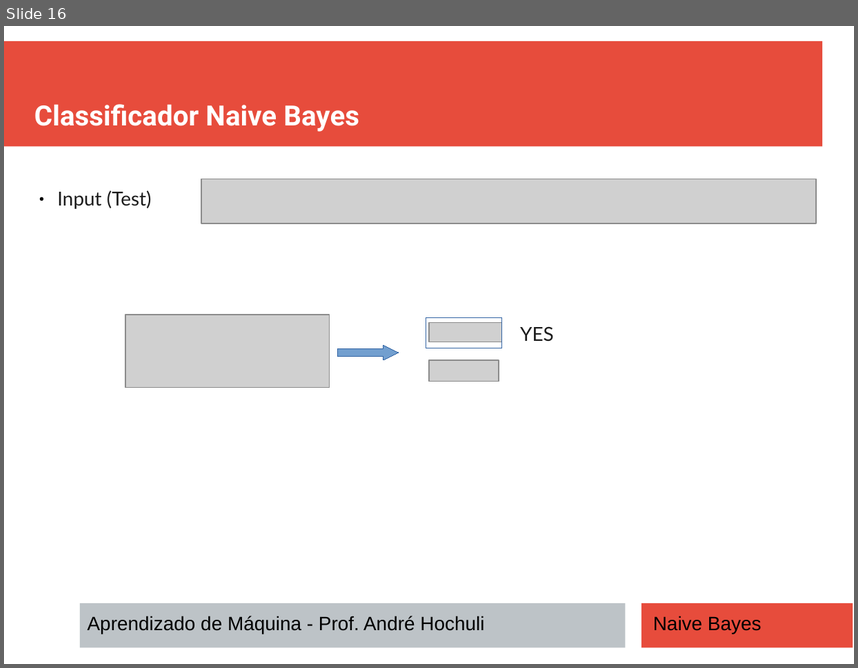
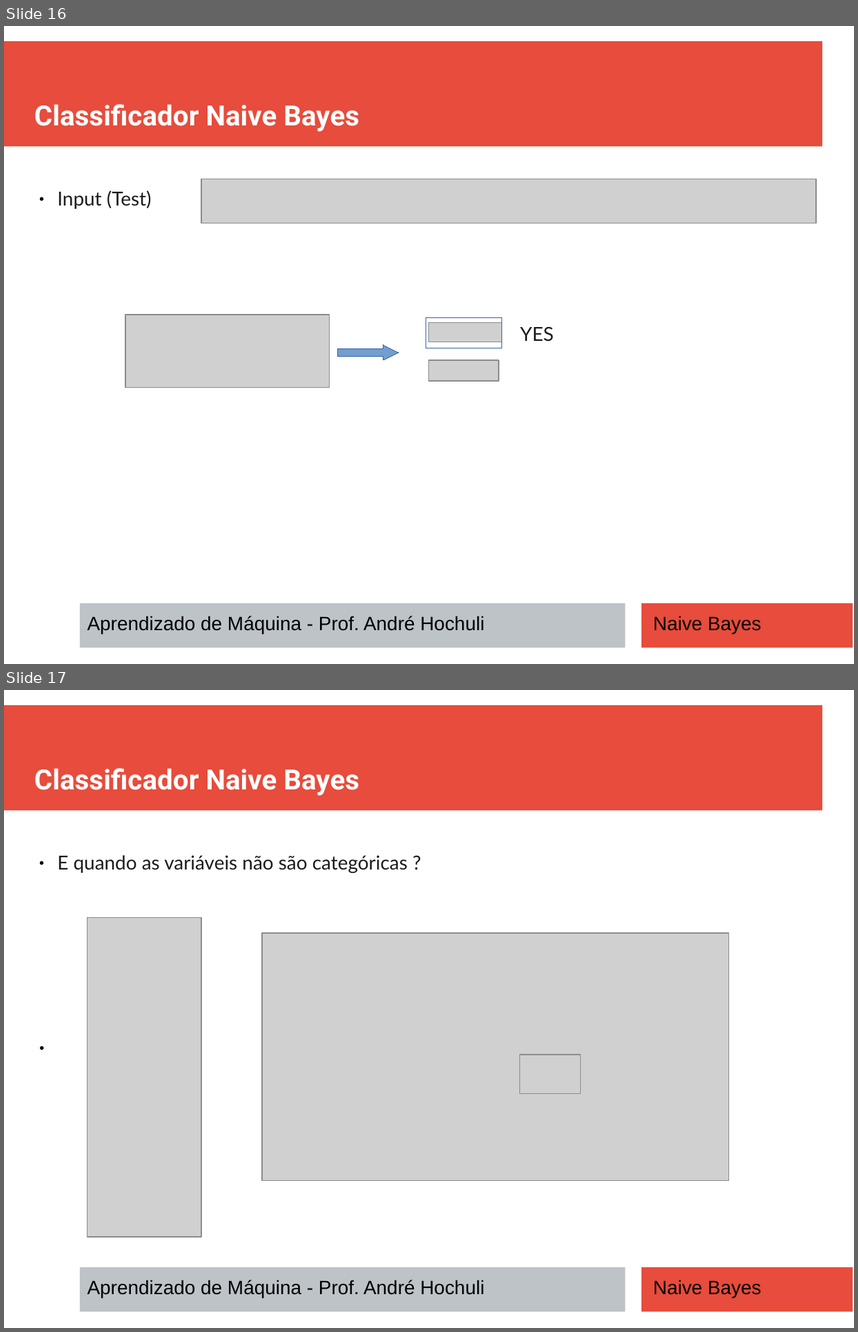
Before and after one commit to andrehochuli/teaching, a slide deck: AprendizadoMaquina/Tópico 02 - Aprendizado Supervisionado/NAIVE BAYES/Tópico 02 - Aprendizado-Supervisionado - Naive Bayes.pptx. Shown one above the other, each under a label of ours: slide 16 before the commit, slides 16 and 17 after it. The pictures are 858x668 and 858x1332 pixels, drawn with LibreOffice and Linux fonts; fonts in the diff are those of the drawing; grey boxes stand for pictures. Boxes give left, top, right and bottom in pixels: in the first picture for what was removed or moved away, otherwise in the second. Text is boxed around its words. In the diff, an @@ line names an element or a change of style, - is before the commit and + after.

Commit message:
Preparando Naive Bayes

```diff
--- a/AprendizadoMaquina/Tópico 02 - Aprendizado Supervisionado/NAIVE BAYES/Tópico 02 - Aprendizado-Supervisionado - Naive Bayes.pptx
+++ b/AprendizadoMaquina/Tópico 02 - Aprendizado Supervisionado/NAIVE BAYES/Tópico 02 - Aprendizado-Supervisionado - Naive Bayes.pptx
@@ slide 17 added at <box>4,690,854,1328</box>, background #FFFFFF; not listed: 3 template elements that a slide beside it also shows @@
@@ text added at <box>34,768,359,796</box>, 26 pt, text #FFFFFF, bold @@
+Classificador Naive Bayes
@@ text added at <box>57,855,408,873</box>, 18 pt, text #1C1C1C @@
+● E quando as variáveis não são categóricas ?
@@ picture added at <box>87,918,201,1237</box> @@
@@ picture added at <box>263,933,730,1181</box> @@
@@ picture added at <box>520,1054,581,1094</box> @@
@@ text added at <box>87,1279,484,1297</box>, 18 pt, text #000000 @@
+Aprendizado de Máquina - Prof. André Hochuli
@@ text added at <box>653,1279,762,1297</box>, 18 pt, text #000000 @@
+Naive Bayes
```
Also in this commit, not shown: 8 slides changed, 3 other slides added.
